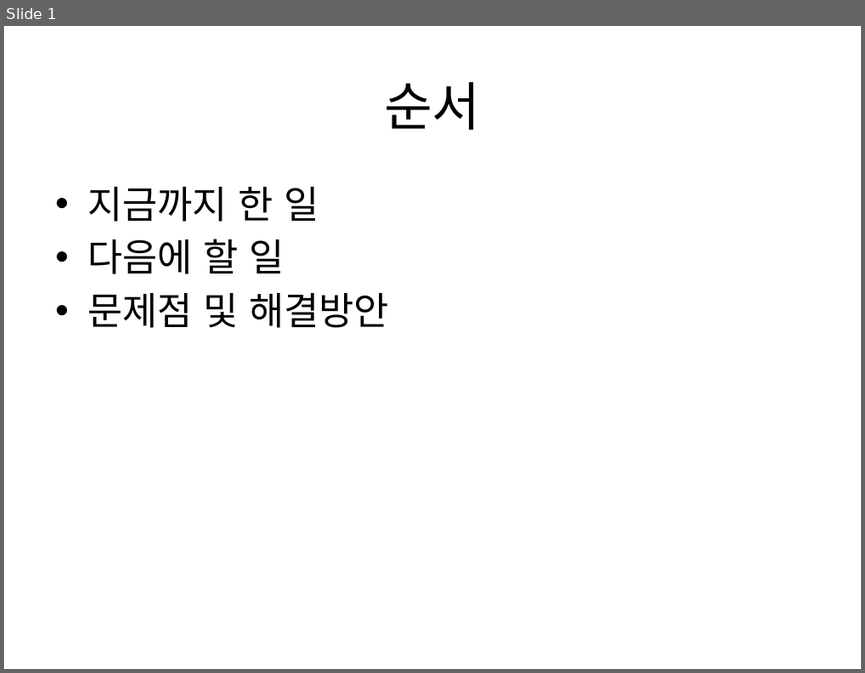
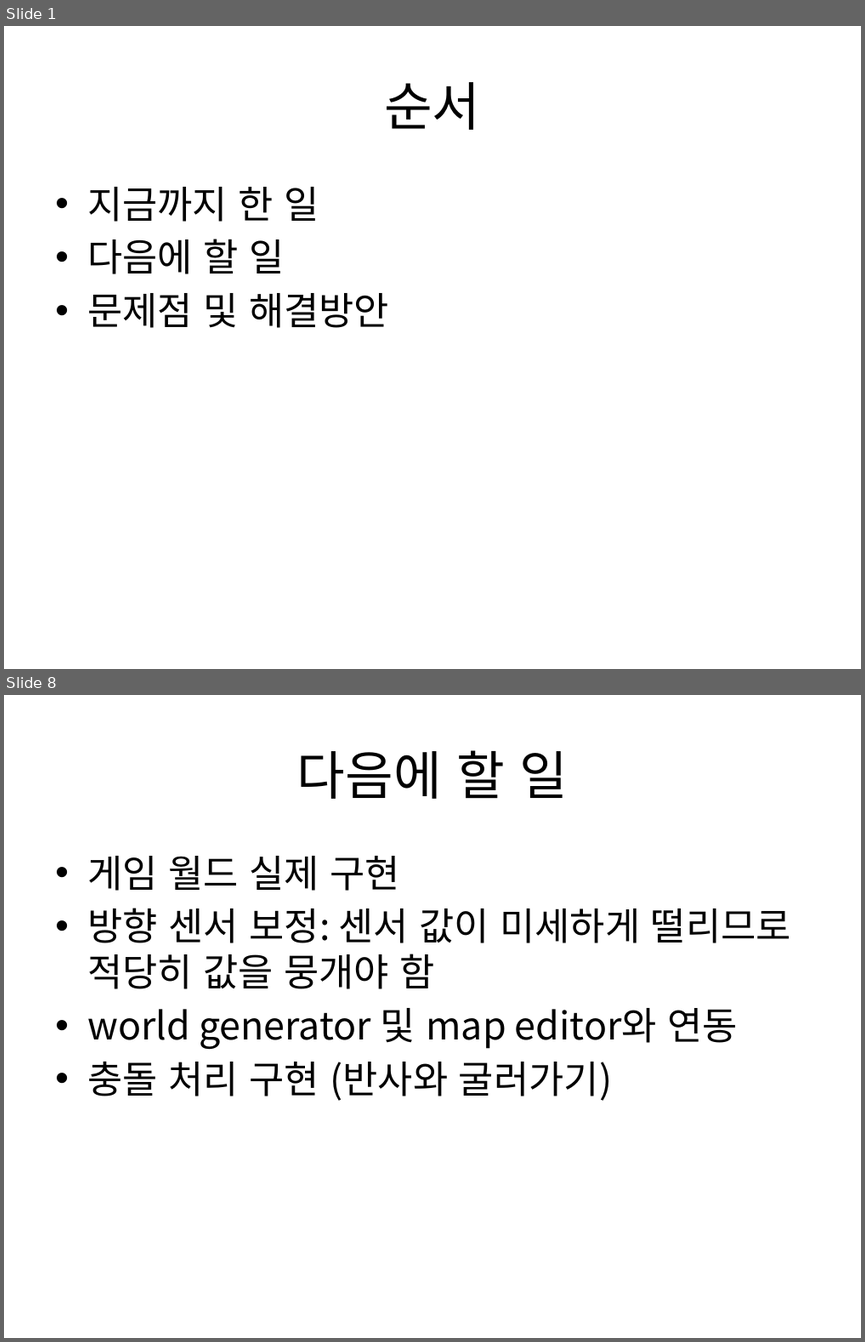
Before and after one commit to zwycid/dimension-drive-downside, a slide deck: presentation/중간발표-ssidang.pptx. Shown one above the other, each under a label of ours: slide 1 before the commit, slides 1 and 8 after it; the slides between them are not shown. The pictures are 865x673 and 865x1342 pixels, drawn with LibreOffice and Linux fonts; fonts in the diff are those of the drawing. Boxes give left, top, right and bottom in pixels: in the first picture for what was removed or moved away, otherwise in the second. Text is boxed around its words. In the diff, an @@ line names an element or a change of style, - is before the commit and + after.

```diff
--- a/presentation/중간발표-ssidang.pptx
+++ b/presentation/중간발표-ssidang.pptx
@@ slide 8 added at [4, 695, 861, 1338], background #FFFFFF @@
@@ title added at [297, 750, 568, 799], 44 pt, text #000000 @@
+다음에 할 일
@@ text added at [87, 856, 791, 1100], 32 pt, text #000000 @@
+• 게임 월드 실제 구현
+• 방향 센서 보정: 센서 값이 미세하게 떨리므로 적당히 값을 뭉개야 함
+• world generator 및 map editor와 연동
+• 충돌 처리 구현 (반사와 굴러가기)
```
Also in this commit, not shown: 1 slide changed, 5 other slides added.
